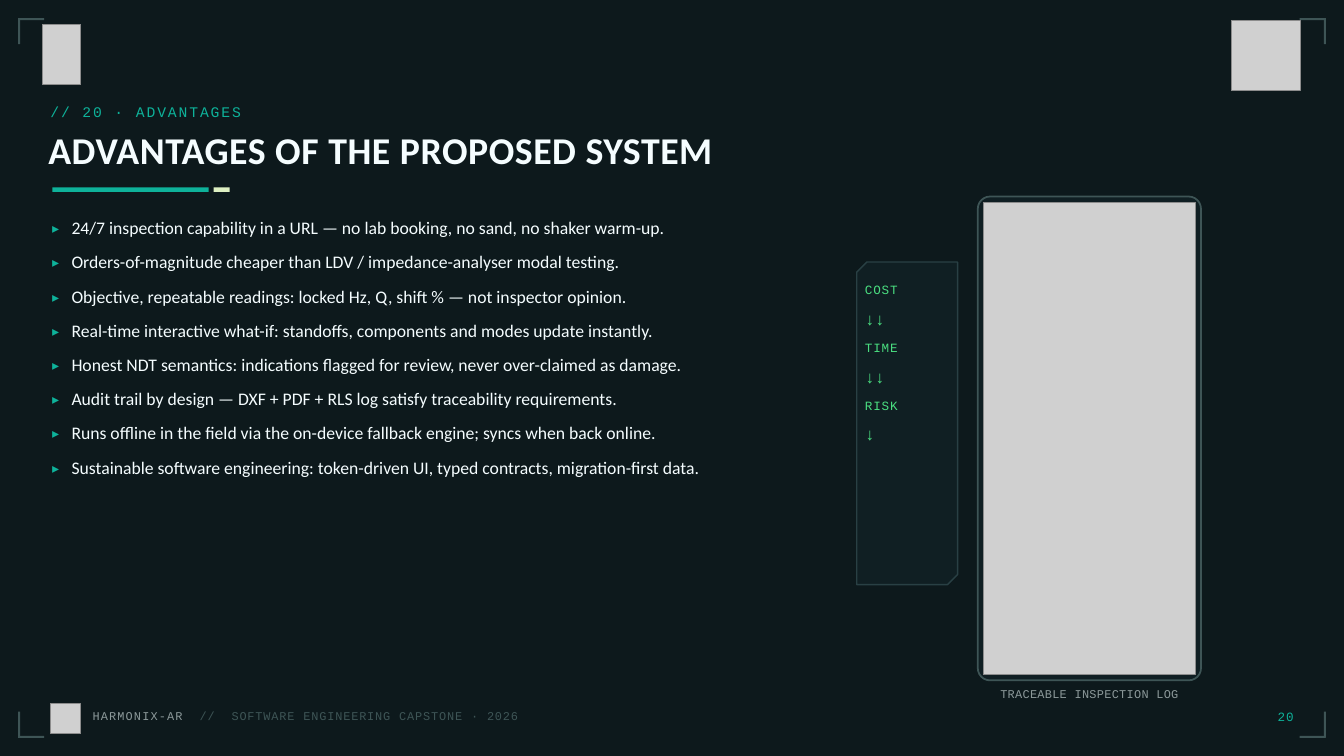
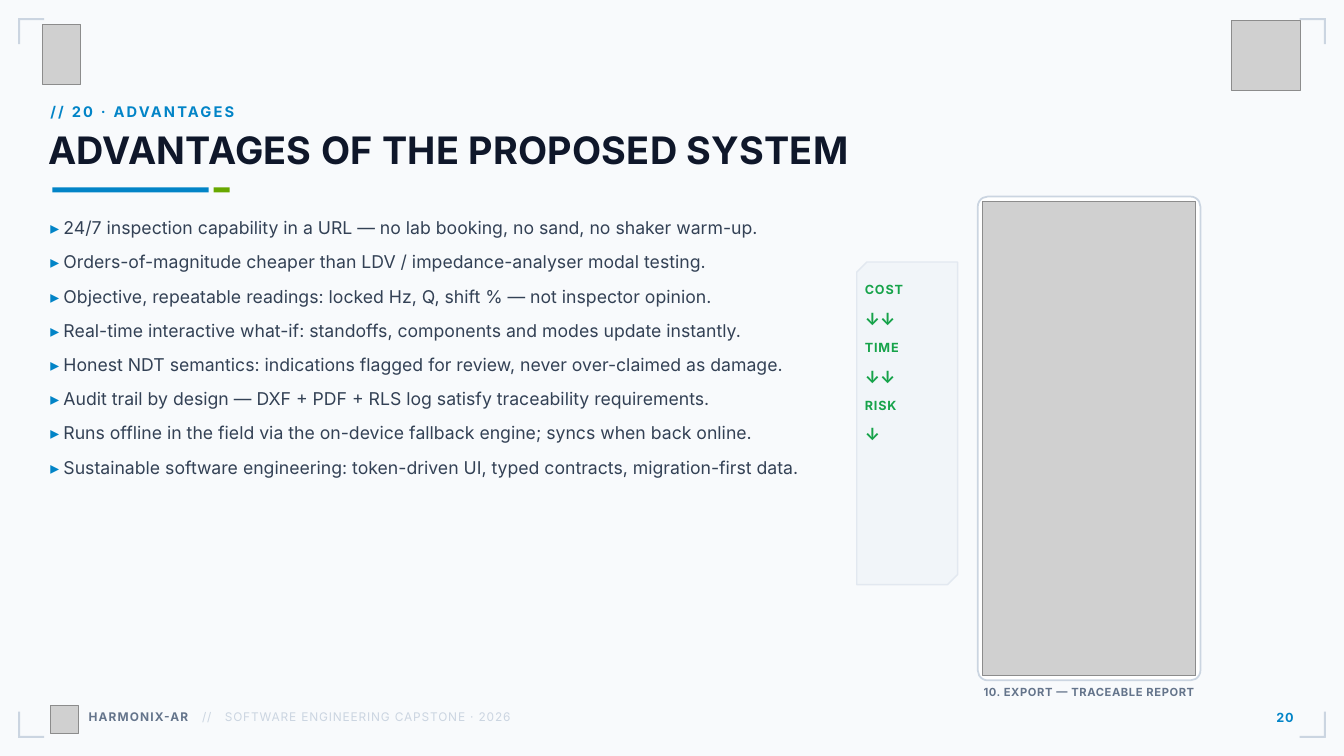
Before and after one commit to nandhish3004/Harmonix-AI, a slide deck: slide 21 of HARMONIX-AR_Capstone_Deck.pptx. Drawn at 1344x756 pixels with LibreOffice and Linux fonts; fonts in the diff are those of the drawing; grey boxes stand for pictures; background and template pictures are left out. Boxes give left, top, right and bottom in pixels: in the first picture for what was removed or moved away, otherwise in the second. Text is boxed around its words. In the diff, an @@ line names an element or a change of style, - is before the commit and + after.

Commit message:
docs: capstone deck v2 — real app UI screenshots (headless build) + current light engineering theme + reference-exact title slide

```diff
--- a/HARMONIX-AR_Capstone_Deck.pptx
+++ b/HARMONIX-AR_Capstone_Deck.pptx
@@ background #0D191C to picture (left out) @@
@@ text "// 20 · ADVANTAGES" at bbox=[50, 103, 1008, 133]: font Courier New to Inter, text colour #0EB29A to #0284C7, letter spacing 1.4 to 1.6 pt, bold on @@
@@ text "ADVANTAGES OF THE PROPOSED SYSTEM" at bbox=[48, 136, 848, 165]: font Calibri to Inter, text colour #F5FDFF to #0F172A, letter spacing 0.4 to 0.2 pt @@
@@ rectangle at bbox=[52, 188, 209, 193]: fill #0EB29A to #0284C7 @@
@@ rectangle at bbox=[214, 188, 230, 193]: fill #DDF0C2 to #68A800 @@
@@ rounded rectangle at bbox=[978, 197, 1201, 681]: fill #101F23 to #FFFFFF; outline #3E5556 1.25 pt to #CBD5E1 1.25 pt; proportions changed @@
@@ text "▸ 24/7 inspection capability in ..." at bbox=[63, 220, 799, 478]: font Courier New to Inter, text colour #0EB29A to #0284C7 in "▸", "▸", "▸", "▸" and 4 more places; font Calibri to Inter, text colour #F5FDFF to #334155 @@
@@ freeform shape at bbox=[857, 262, 958, 585]: fill #101F23 to #F1F5F9; outline #294044 1 pt to #E2E8F0 1 pt @@
@@ text "COST" at bbox=[865, 284, 903, 410]: font Courier New to Inter, text colour #4ADE80 to #16A34A, bold on @@
@@ text at bbox=[984, 688, 1194, 696]: text changed; size 8.5 to 8 pt; font Courier New to Inter; text colour #8C999A to #64748B; bold on @@
-TRACEABLE INSPECTION LOG
+10. EXPORT — TRACEABLE REPORT
@@ text "HARMONIX-AR // SOFTWARE ENGINEERING CAPSTONE ..." at bbox=[89, 712, 511, 721]: font Courier New to Inter; text colour #8C999A to #64748B, bold on in "HARMONIX-AR"; text colour #3E5556 to #CBD5E1 in "// SOFTWARE ENGINEERING CAPSTONE · 2026" @@
@@ text "20" at bbox=[1276, 712, 1293, 722]: font Courier New to Inter, text colour #0EB29A to #0284C7, bold on @@
@@ fill #3E5556 to #CBD5E1 in 8 elements at bbox=[18, 18, 20, 44], bbox=[18, 18, 44, 20], bbox=[1324, 18, 1326, 44], bbox=[1300, 18, 1326, 20], bbox=[18, 712, 20, 738], bbox=[18, 736, 44, 738], bbox=[1324, 712, 1326, 738], bbox=[1300, 736, 1326, 738] @@
```
Also in this commit, not shown: 23 other slides changed, 2 slides added, 2 slides removed, 2 other files.
